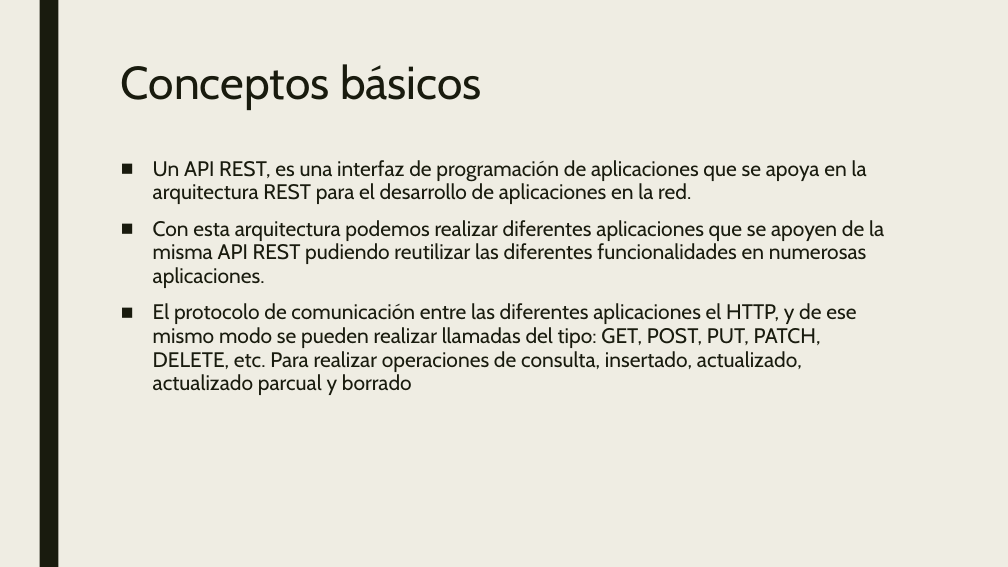
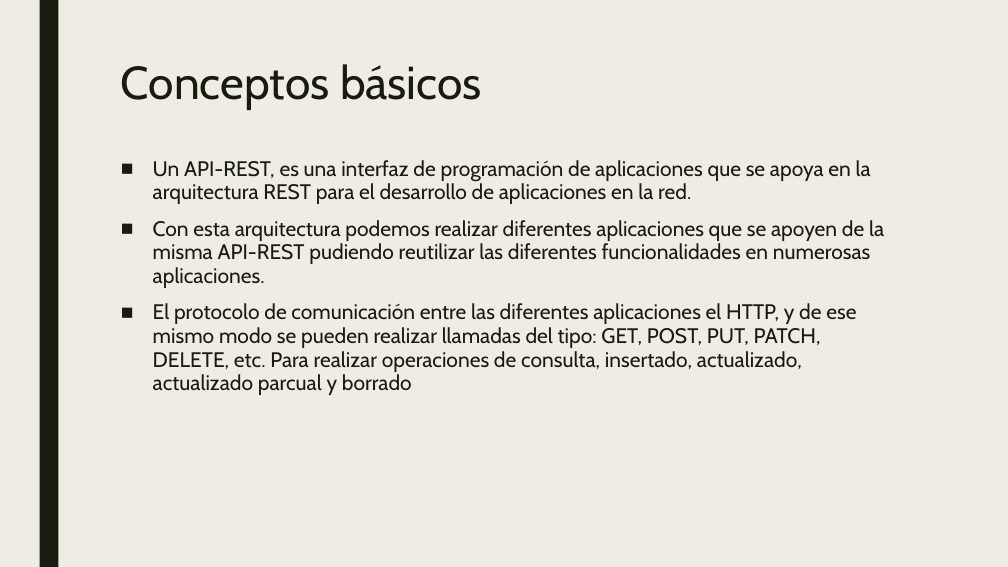
Before and after one commit to dadjh85/Demo1-Curso-.NetCore3.1, a slide deck: slide 3 of doc/Demo1- Curso .NET Core.pptx. Drawn at 1008x567 pixels with LibreOffice and Linux fonts; fonts in the diff are those of the drawing. Boxes give left, top, right and bottom in pixels: in the first picture for what was removed or moved away, otherwise in the second. Text is boxed around its words. In the diff, an @@ line names an element or a change of style, - is before the commit and + after.

```diff
--- a/doc/Demo1- Curso .NET Core.pptx
+++ b/doc/Demo1- Curso .NET Core.pptx
@@ text at <box>153,160,884,288</box>: text changed @@
-■ Un API REST, es una interfaz de programación de aplicaciones que se apoya en la arquitectura REST para el desarrollo de aplicaciones en la red.
-■ Con esta arquitectura podemos realizar diferentes aplicaciones que se apoyen de la misma API REST pudiendo reutilizar las diferentes funcionalidades en numerosas aplicaciones.
+■ Un API-REST, es una interfaz de programación de aplicaciones que se apoya en la arquitectura REST para el desarrollo de aplicaciones en la red.
+■ Con esta arquitectura podemos realizar diferentes aplicaciones que se apoyen de la misma API-REST pudiendo reutilizar las diferentes funcionalidades en numerosas aplicaciones.
```
Also in this commit, not shown: 2 other slides changed, 2 slides added, 7 other files.
